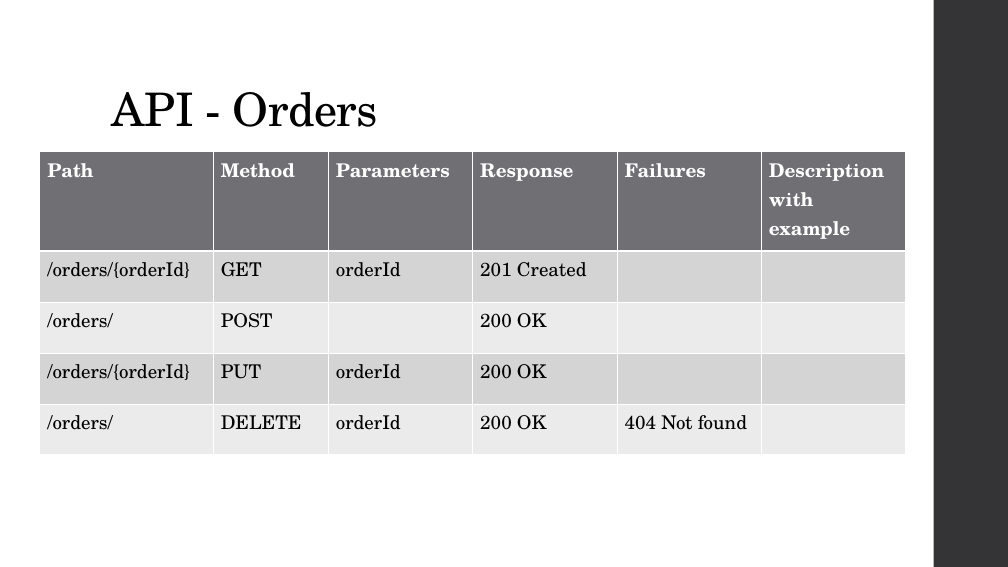
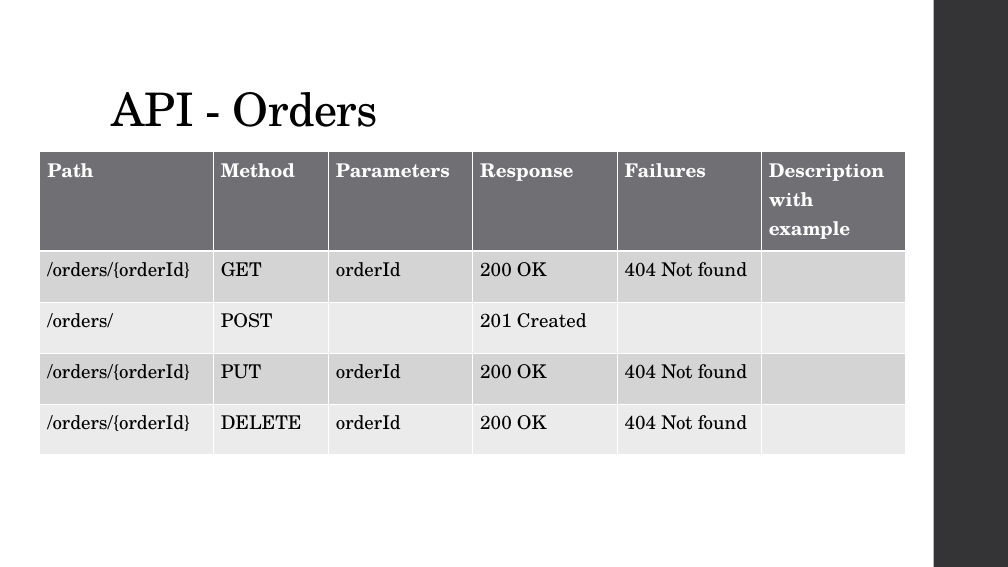
Before and after one commit to Rampastring/ties4560, a slide deck: slide 3 of Task-3/TIES4560 Task 3.pptx. Drawn at 1008x567 pixels with LibreOffice and Linux fonts; fonts in the diff are those of the drawing. Boxes give left, top, right and bottom in pixels: in the first picture for what was removed or moved away, otherwise in the second. Text is boxed around its words. In the diff, an @@ line names an element or a change of style, - is before the commit and + after.

Commit message:
Fix OrdersResource GET response and update API description in slides
The GET route doesn't create anything, so make it return 200 OK instead of 201 Created.

```diff
--- a/Task-3/TIES4560 Task 3.pptx
+++ b/Task-3/TIES4560 Task 3.pptx
@@ table at (x1=40, y1=151, x2=906, y2=455) @@
-row 2, column 4: 201 Created
+row 2, column 4: 200 OK
-row 2, column 5: 
+row 2, column 5: 404 Not found
-row 3, column 4: 200 OK
+row 3, column 4: 201 Created
-row 4, column 5: 
+row 4, column 5: 404 Not found
-row 5, column 1: /orders/
+row 5, column 1: /orders/{orderId}
```
Also in this commit, not shown: 1 other slide changed, 1 other file.
